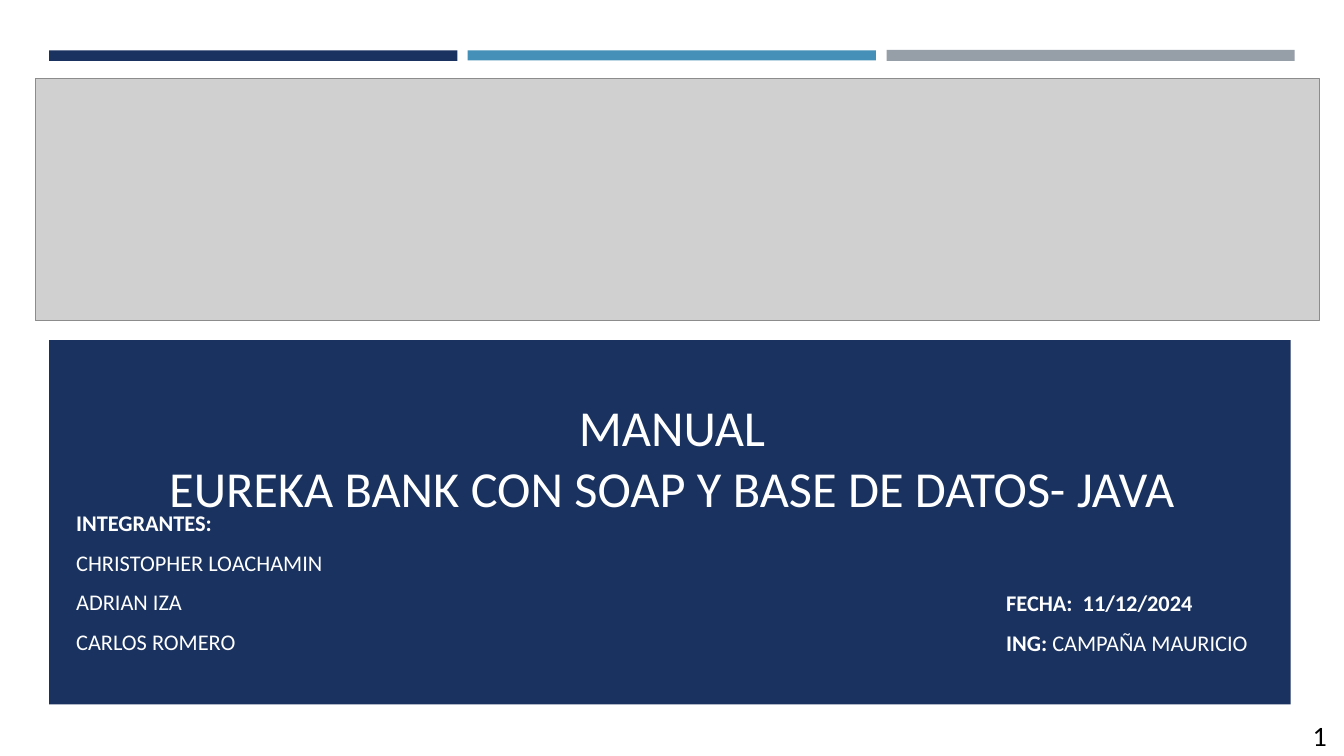
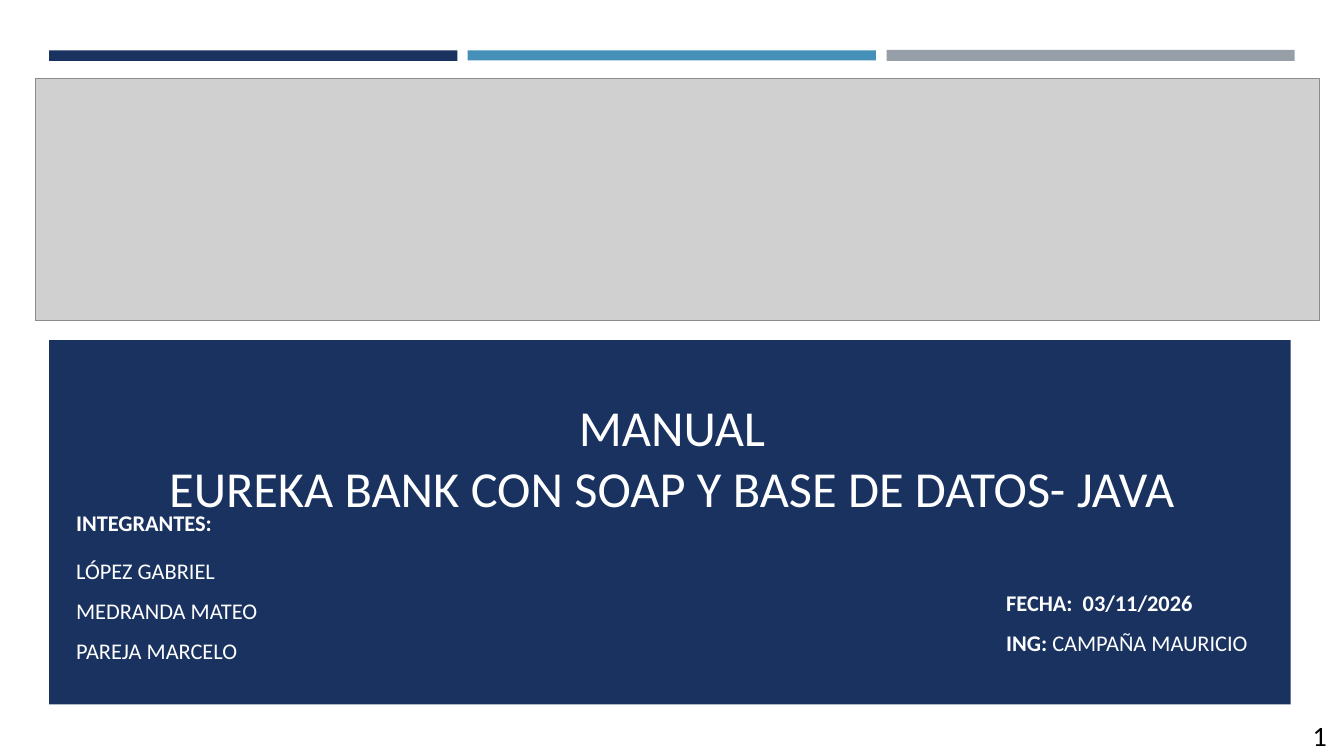
Before and after one commit to MateoMedranda/SoftwareArchitecture_Monster, a slide deck: slide 1 of TG.1.1. PAO202651_EUREKABANK_SOAP_JAVA_NRC36884_GR07/05. DOCUMENTACION/SOAP_EUREKABANK_JAVA_SOAP_GR07.pptx. Drawn at 1344x756 pixels with LibreOffice and Linux fonts; fonts in the diff are those of the drawing; grey boxes stand for pictures. Boxes give left, top, right and bottom in pixels: in the first picture for what was removed or moved away, otherwise in the second. Text is boxed around its words. In the diff, an @@ line names an element or a change of style, - is before the commit and + after.

Commit message:
doc: presentación completa para soap java bdd

```diff
--- a/TG.1.1. PAO202651_EUREKABANK_SOAP_JAVA_NRC36884_GR07/05. DOCUMENTACION/SOAP_EUREKABANK_JAVA_SOAP_GR07.pptx
+++ b/TG.1.1. PAO202651_EUREKABANK_SOAP_JAVA_NRC36884_GR07/05. DOCUMENTACION/SOAP_EUREKABANK_JAVA_SOAP_GR07.pptx
@@ subtitle at box(76, 560, 258, 659): text changed @@
-CHRISTOPHER LOACHAMIN
-ADRIAN IZA
-CARLOS ROMERO
+LÓPEZ GABRIEL
+MEDRANDA MATEO
+PAREJA MARCELO
@@ text at box(1006, 595, 1193, 612): text changed @@
-FECHA: 11/12/2024
+FECHA: 03/11/2026
```
Also in this commit, not shown: 27 other slides changed, 2 slides removed, 2 other files.
